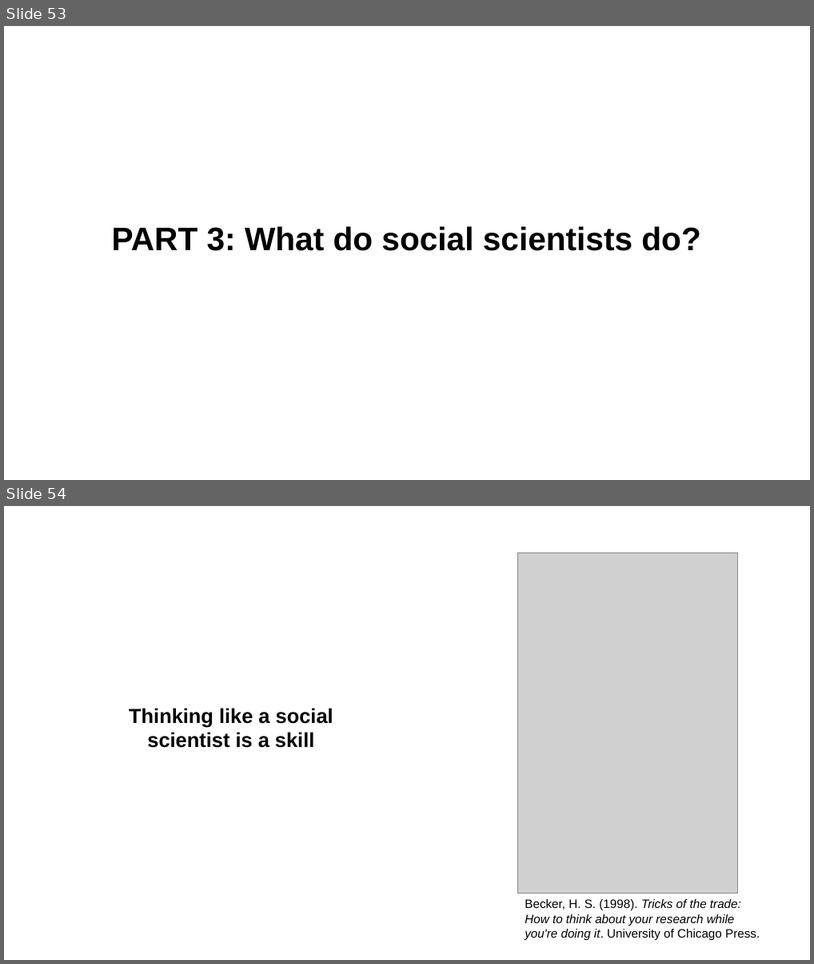
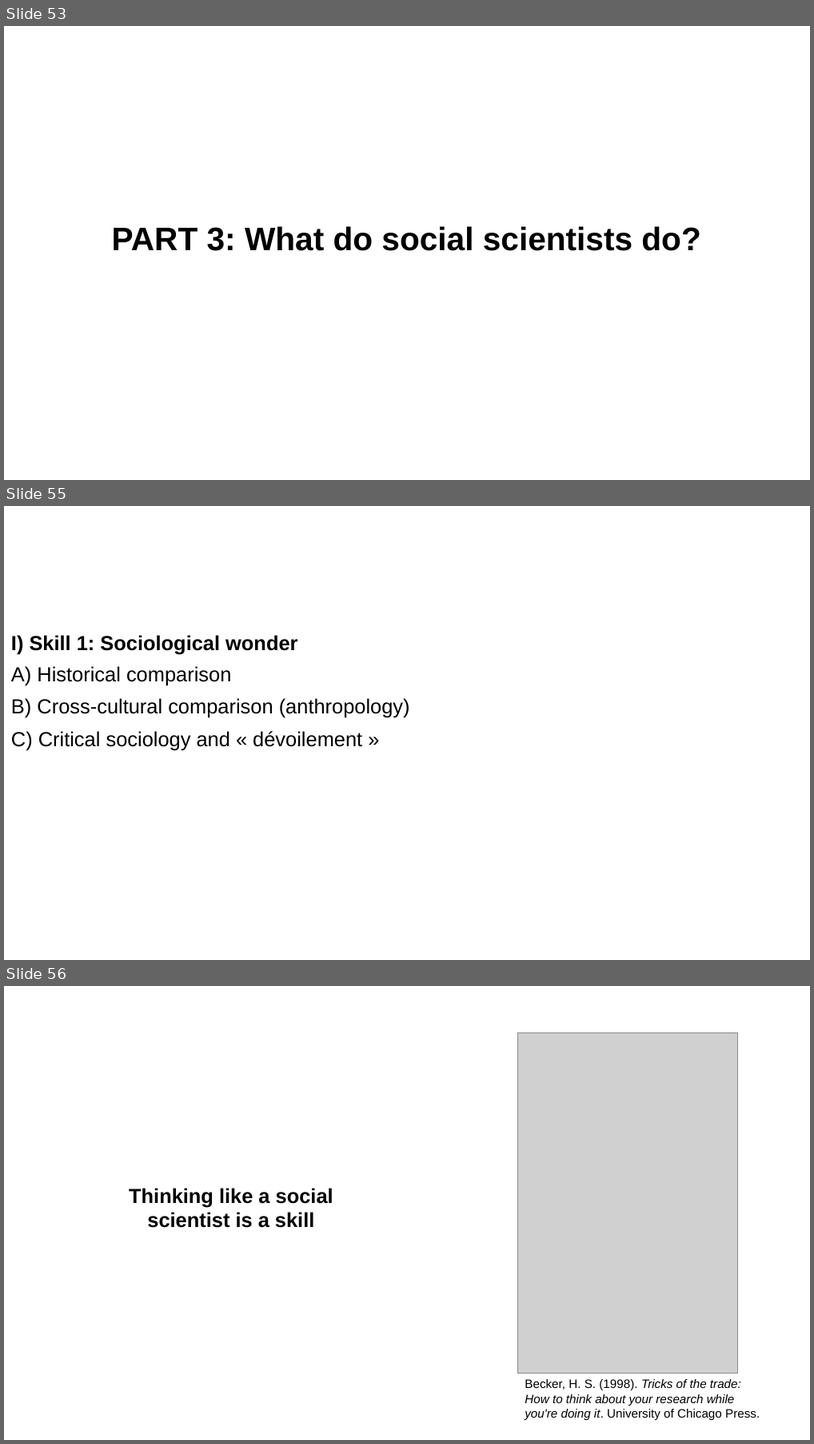
Before and after one commit to aminelasso/SOC501-2026, a slide deck: Week 1/Week 1.pptx. Shown one above the other, each under a label of ours: slides 53 and 54 before the commit, slides 53, 55 and 56 after it; the slides between them are not shown. The pictures are 814x964 and 814x1444 pixels, drawn with LibreOffice and Linux fonts; fonts in the diff are those of the drawing; grey boxes stand for pictures. Boxes give left, top, right and bottom in pixels: in the first picture for what was removed or moved away, otherwise in the second. Text is boxed around its words. In the diff, an @@ line names an element or a change of style, - is before the commit and + after.

```diff
--- a/Week 1/Week 1.pptx
+++ b/Week 1/Week 1.pptx
@@ slide 55 added at bbox=[4, 506, 810, 960], background #FFFFFF @@
@@ text added at bbox=[11, 635, 298, 654], 20 pt, text #000000, bold @@
+I) Skill 1: Sociological wonder
@@ text added at bbox=[11, 666, 231, 686], 20 pt, text #000000 @@
+A) Historical comparison
@@ text added at bbox=[11, 698, 410, 718], 20 pt, text #000000 @@
+B) Cross-cultural comparison (anthropology)
@@ text added at bbox=[11, 731, 362, 750], 20 pt, text #000000 @@
+C) Critical sociology and « dévoilement »
@@ what was slide 54 is now slide 56 @@
```
Also in this commit, not shown: 3 slides changed, 35 other slides added, 1 slide removed, 2 other files.
